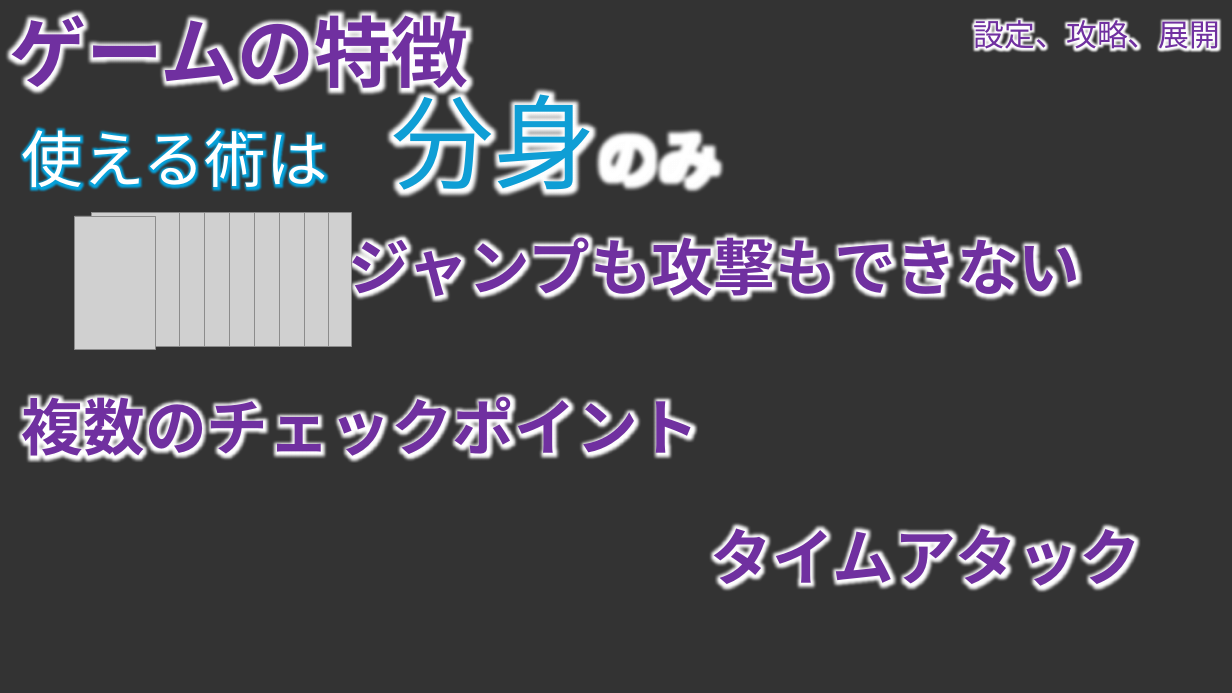
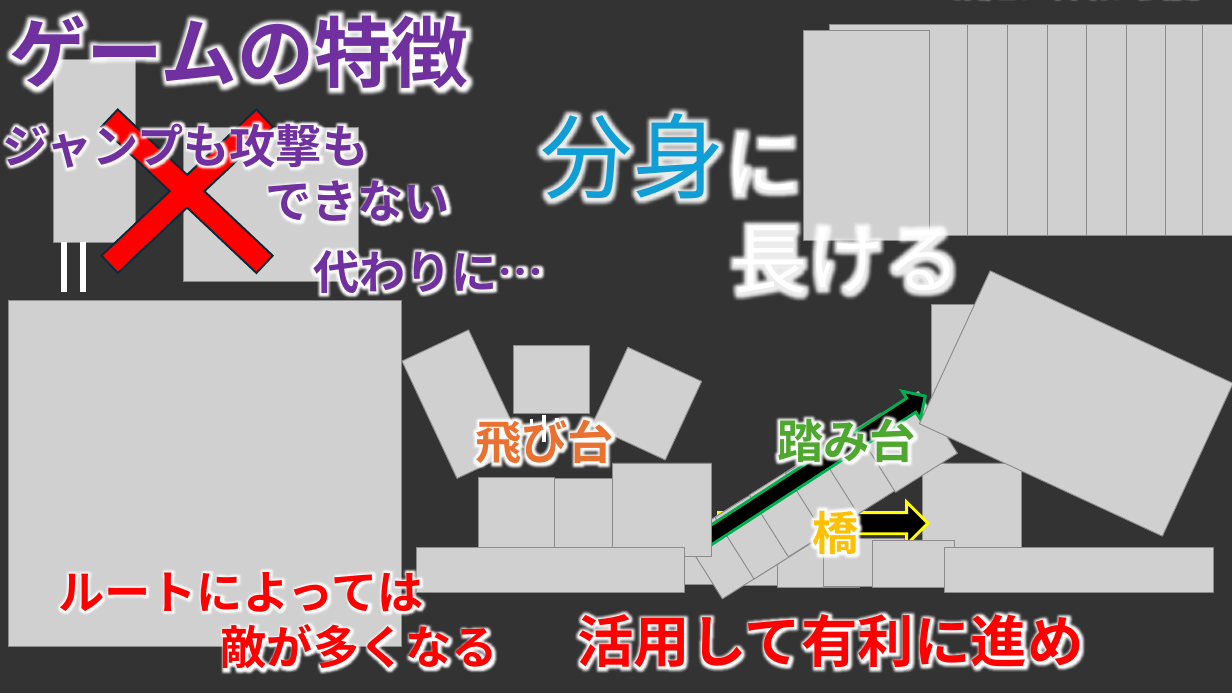
Before and after one commit to TomoyaKanazaki/TeamNinja, a slide deck: slide 9 of 98_plan/00_pptx/100_mainplan.pptx (slide 8 before the commit). Drawn at 1232x693 pixels with LibreOffice and Linux fonts; fonts in the diff are those of the drawing; grey boxes stand for pictures; background and template pictures are left out. Boxes give left, top, right and bottom in pixels: in the first picture for what was removed or moved away, otherwise in the second. Text is boxed around its words. In the diff, an @@ line names an element or a change of style, - is before the commit and + after.

```diff
--- a/98_plan/00_pptx/100_mainplan.pptx
+++ b/98_plan/00_pptx/100_mainplan.pptx
@@ picture: place and size @@
-picture at <box>91,213,179,347</box>
+picture at <box>830,25,969,236</box>
@@ picture: place and size @@
-picture at <box>116,213,204,347</box>
+picture at <box>870,25,1008,236</box>
@@ picture: place and size @@
-picture at <box>141,213,229,347</box>
+picture at <box>909,25,1047,236</box>
@@ text "設定、攻略、展開" rewrapped from <box>974,14,1220,54</box> to <box>945,0,1213,6</box> @@
@@ picture: place and size @@
-picture at <box>166,213,254,347</box>
+picture at <box>948,25,1087,236</box>
@@ picture: place and size @@
-picture at <box>192,213,280,347</box>
+picture at <box>988,25,1127,236</box>
@@ picture: place and size @@
-picture at <box>217,213,305,347</box>
+picture at <box>1028,25,1166,236</box>
@@ picture: place and size @@
-picture at <box>240,213,328,347</box>
+picture at <box>1064,25,1202,236</box>
@@ picture: place and size @@
-picture at <box>263,213,351,347</box>
+picture at <box>1100,25,1232,236</box>
@@ cross added at <box>38,51,336,332</box>, fill #FF0000, outline #092A39 1.5 pt @@
@@ picture: place and size @@
-picture at <box>75,216,155,350</box>
+picture at <box>803,30,930,241</box>
@@ picture added at <box>54,60,136,242</box> @@
@@ text removed at <box>391,77,720,208</box> @@
-分身のみ
@@ text at <box>2,116,450,230</box>: text changed; size 48 to 36 pt @@
-ジャンプも攻撃もできない
+ジャンプも攻撃も
+できない
@@ text added at <box>540,98,961,307</box>, 60 pt, text #FFFFFF @@
+分身に
+長ける
@@ text removed at <box>22,127,328,191</box> @@
-使える術は
@@ picture added at <box>184,128,359,282</box> @@
@@ line added from (64, 242) to (64, 292), #FFFFFF 4.5 pt @@
@@ line added from (83, 242) to (83, 292), #FFFFFF 4.5 pt @@
@@ text added at <box>313,242,544,301</box>, 36 pt, text #7030A0, bold @@
+代わりに…
@@ group added at <box>402,270,1232,599</box>: 22 pictures, 3 lines, 2 right arrows @@
@@ picture added at <box>8,300,401,646</box> @@
@@ text removed at <box>22,393,699,462</box> @@
-複数のチェックポイント
@@ text added at <box>475,412,614,471</box>, 36 pt, text #E97132, bold @@
+飛び台
@@ text added at <box>777,411,916,470</box>, 36 pt, text #4EA72E, bold @@
+踏み台
@@ text added at <box>812,502,858,561</box>, 36 pt, text #FFC000, bold @@
+橋
@@ text removed at <box>711,524,1141,592</box> @@
-タイムアタック
@@ text added at <box>58,562,498,676</box>, 36 pt, text #FF0000, bold @@
+ルートによっては
+敵が多くなる
@@ text added at <box>577,605,1083,677</box>, 44 pt, text #FF0000, bold @@
+活用して有利に進め
```
Also in this commit, not shown: 6 other slides changed, 3 slides added, 20 other files.
